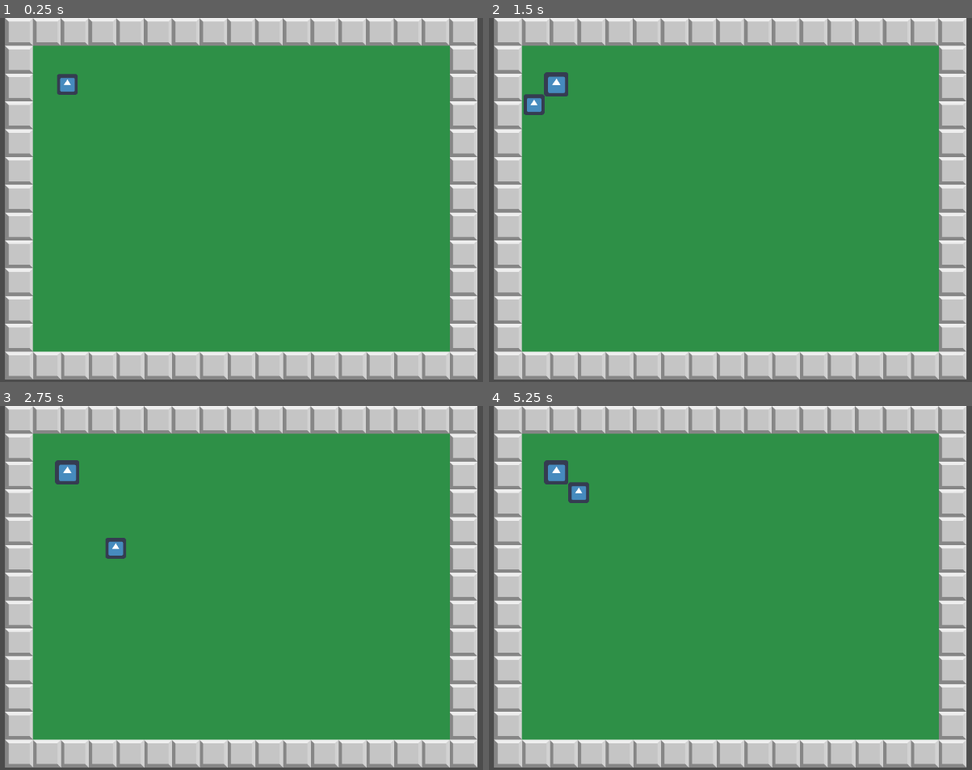
Above: before the commit, frames 1-4 (two rows, left to right).
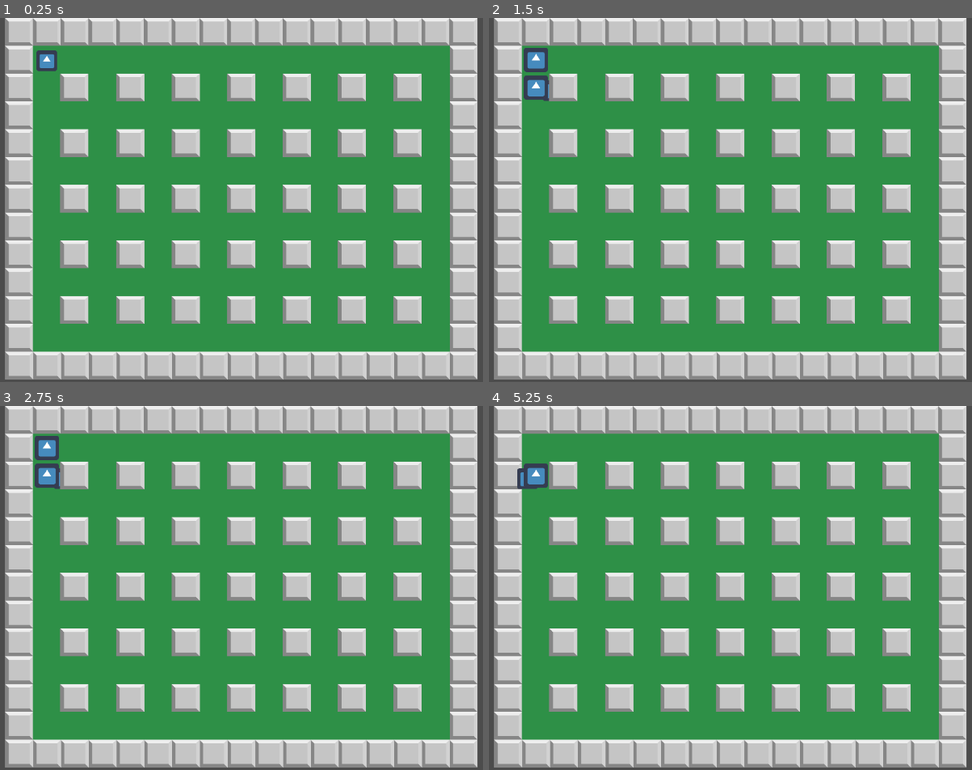
Above: after the commit, the same moments.

Repository: luan-2rq/bomberman-clone
Game: Godot game, scene res://fase.tscn
Two runs of this game, one before a commit and one after it. Both use one fixed random seed, a clock stepped at 60 frames per second and the inputs below. The engine's default icon, where the game draws it, is replaced by a stand-in: a white triangle on a blue panel in a dark square.
Inputs:
- Up to frame 1 (0.25 s): no input
- Up to frame 2 (1.5 s): tap Enter (ui_accept) at 0.5, 1.35 s; hold Right (ui_right) 0.53-1.28 s; hold Enter (ui_accept) 0.53-1.28 s; hold Down (ui_down) from 1.28 s (still down)
- Up to frame 3 (2.75 s): tap Enter (ui_accept) at 1.52, 1.82 s; release Down (ui_down) at 2.03 s; hold Right (ui_right) from 2.03 s (still down); hold Enter (ui_accept) from 2.03 s (still down)
- Up to frame 4 (5.25 s): release Right (ui_right) at 2.78 s; release Enter (ui_accept) at 2.78 s; hold Up (ui_up) 2.78-3.53 s; tap Enter (ui_accept) at 2.85, 3.02, 3.32, 4.35, 4.52, 4.82, 5 s; hold Enter (ui_accept) 3.53-4.28 s; hold Left (ui_left) 3.53-5.03 s; hold Down (ui_down) from 5.03 s (still down); hold Enter (ui_accept) from 5.03 s (still down)

The runs differ from the first frame. In frame 1, 16% of the frame differs, in the area x 7-88%, y 8-84%; in frame 2, 17%; in frame 3, 17%; in frame 4, 17%.

Commit message:
Added placing bombs mechanic

Diff:
--- a/StageController.gd
+++ b/StageController.gd
@@ -55,3 +55,5 @@
 		if (n + 1) % board_length == 0:
 			background_tile_position.y = background_tile_position.y + tile_size
 			background_tile_position.x = backgroud_initial_position_x
+
+	#instancing board unbrakable tiles
--- a/backgroud_tile.tscn
+++ b/backgroud_tile.tscn
@@ -3,20 +3,17 @@
 [ext_resource path="res://background.png" type="Texture" id=1]
 
 [sub_resource type="RectangleShape2D" id=1]
-extents = Vector2( 25.7829, 25.0414 )
+extents = Vector2( 27.5734, 27.7006 )
 
-[node name="background_block" type="StaticBody2D"]
-position = Vector2( 27.5, -27.5 )
-scale = Vector2( 1.01, 1.01 )
-__meta__ = {
-"_edit_group_": true
-}
+[node name="background_tile" type="Area2D" groups=[
+"background_tile",
+]]
 
 [node name="Sprite" type="Sprite" parent="."]
-position = Vector2( 0, 1.90735e-06 )
-scale = Vector2( 0.0590763, 0.0805271 )
+scale = Vector2( 0.06, 0.081 )
 texture = ExtResource( 1 )
 
 [node name="Hitbox" type="CollisionShape2D" parent="."]
+position = Vector2( 0.225937, 0.225937 )
 shape = SubResource( 1 )
-disabled = true
+one_way_collision = true
--- /dev/null
+++ b/bomb.gd
@@ -0,0 +1,10 @@
+extends StaticBody2D
+
+
+onready var timer = get_child(2)
+func _ready():
+	timer.set_wait_time(3)
+	timer.start()
+
+func _on_Timer_timeout():
+	queue_free()
--- a/bomb.tscn
+++ b/bomb.tscn
@@ -1,12 +1,16 @@
-[gd_scene load_steps=3 format=2]
+[gd_scene load_steps=4 format=2]
 
 [ext_resource path="res://icon.png" type="Texture" id=1]
+[ext_resource path="res://bomb.gd" type="Script" id=2]
 
 [sub_resource type="RectangleShape2D" id=1]
 extents = Vector2( 15.9789, 3.54109 )
 
-[node name="Bomb" type="StaticBody2D"]
+[node name="Bomb" type="StaticBody2D" groups=[
+"bomb",
+]]
 scale = Vector2( 1.50349, 1.50349 )
+script = ExtResource( 2 )
 __meta__ = {
 "_edit_group_": true
 }
@@ -18,3 +22,6 @@
 [node name="Hitbox" type="CollisionShape2D" parent="."]
 scale = Vector2( 1, 4.52 )
 shape = SubResource( 1 )
+
+[node name="Timer" type="Timer" parent="."]
+[connection signal="timeout" from="Timer" to="." method="_on_Timer_timeout"]
--- a/fase.tscn
+++ b/fase.tscn
@@ -1,16 +1,135 @@
-[gd_scene load_steps=3 format=2]
+[gd_scene load_steps=5 format=2]
 
 [ext_resource path="res://player.tscn" type="PackedScene" id=1]
+[ext_resource path="res://unbreakable_block.tscn" type="PackedScene" id=2]
+[ext_resource path="res://background.png" type="Texture" id=3]
 [ext_resource path="res://StageController.gd" type="Script" id=4]
 
 [node name="Stage" type="Node2D"]
 
+[node name="Timer" type="Timer" parent="."]
+
+[node name="background" type="Sprite" parent="."]
+position = Vector2( 629.5, 357.5 )
+scale = Vector2( 0.886144, 0.885798 )
+texture = ExtResource( 3 )
+
 [node name="StageController" type="Node2D" parent="."]
 script = ExtResource( 4 )
 
-[node name="unbreakable_tiles" type="Node2D" parent="StageController"]
+[node name="border_tiles" type="Node2D" parent="StageController"]
 
 [node name="background_tiles" type="Node2D" parent="StageController"]
 
 [node name="player" parent="." instance=ExtResource( 1 )]
-position = Vector2( 285.385, 131.302 )
+position = Vector2( 244.589, 84.4893 )
+
+[node name="unbreakable_tiles" type="Node2D" parent="."]
+
+[node name="unbreakable_block" parent="unbreakable_tiles" instance=ExtResource( 2 )]
+position = Vector2( 299.232, 137.28 )
+
+[node name="unbreakable_block2" parent="unbreakable_tiles" instance=ExtResource( 2 )]
+position = Vector2( 409.768, 137.28 )
+
+[node name="unbreakable_block3" parent="unbreakable_tiles" instance=ExtResource( 2 )]
+position = Vector2( 519.768, 137.28 )
+
+[node name="unbreakable_block4" parent="unbreakable_tiles" instance=ExtResource( 2 )]
+position = Vector2( 629.768, 137.28 )
+
+[node name="unbreakable_block5" parent="unbreakable_tiles" instance=ExtResource( 2 )]
+position = Vector2( 739.768, 137.28 )
+
+[node name="unbreakable_block6" parent="unbreakable_tiles" instance=ExtResource( 2 )]
+position = Vector2( 849.232, 137.28 )
+
+[node name="unbreakable_block7" parent="unbreakable_tiles" instance=ExtResource( 2 )]
+position = Vector2( 959.232, 137.28 )
+
+[node name="unbreakable_block14" parent="unbreakable_tiles" instance=ExtResource( 2 )]
+position = Vector2( 299.232, 247.28 )
+
+[node name="unbreakable_block13" parent="unbreakable_tiles" instance=ExtResource( 2 )]
+position = Vector2( 409.768, 247.28 )
+
+[node name="unbreakable_block12" parent="unbreakable_tiles" instance=ExtResource( 2 )]
+position = Vector2( 519.768, 247.28 )
+
+[node name="unbreakable_block11" parent="unbreakable_tiles" instance=ExtResource( 2 )]
+position = Vector2( 629.768, 247.28 )
+
+[node name="unbreakable_block10" parent="unbreakable_tiles" instance=ExtResource( 2 )]
+position = Vector2( 739.768, 247.28 )
+
+[node name="unbreakable_block9" parent="unbreakable_tiles" instance=ExtResource( 2 )]
+position = Vector2( 849.232, 247.28 )
+
+[node name="unbreakable_block8" parent="unbreakable_tiles" instance=ExtResource( 2 )]
+position = Vector2( 959.232, 247.28 )
+
+[node name="unbreakable_block21" parent="unbreakable_tiles" instance=ExtResource( 2 )]
+position = Vector2( 299.232, 357.72 )
+
+[node name="unbreakable_block20" parent="unbreakable_tiles" instance=ExtResource( 2 )]
+position = Vector2( 409.768, 357.72 )
+
+[node name="unbreakable_block19" parent="unbreakable_tiles" instance=ExtResource( 2 )]
+position = Vector2( 519.768, 357.72 )
+
+[node name="unbreakable_block18" parent="unbreakable_tiles" instance=ExtResource( 2 )]
+position = Vector2( 629.768, 357.72 )
+
+[node name="unbreakable_block17" parent="unbreakable_tiles" instance=ExtResource( 2 )]
+position = Vector2( 739.768, 357.72 )
+
+[node name="unbreakable_block16" parent="unbreakable_tiles" instance=ExtResource( 2 )]
+position = Vector2( 849.232, 357.72 )
+
+[node name="unbreakable_block15" parent="unbreakable_tiles" instance=ExtResource( 2 )]
+position = Vector2( 959.232, 357.72 )
+
+[node name="unbreakable_block28" parent="unbreakable_tiles" instance=ExtResource( 2 )]
+position = Vector2( 299.232, 467.28 )
+
+[node name="unbreakable_block27" parent="unbreakable_tiles" instance=ExtResource( 2 )]
+position = Vector2( 409.768, 467.28 )
+
+[node name="unbreakable_block26" parent="unbreakable_tiles" instance=ExtResource( 2 )]
+position = Vector2( 519.768, 467.28 )
+
+[node name="unbreakable_block25" parent="unbreakable_tiles" instance=ExtResource( 2 )]
+position = Vector2( 629.768, 467.28 )
+
+[node name="unbreakable_block24" parent="unbreakable_tiles" instance=ExtResource( 2 )]
+position = Vector2( 739.768, 467.28 )
+
+[node name="unbreakable_block23" parent="unbreakable_tiles" instance=ExtResource( 2 )]
+position = Vector2( 849.232, 467.28 )
+
+[node name="unbreakable_block22" parent="unbreakable_tiles" instance=ExtResource( 2 )]
+position = Vector2( 959.232, 467.28 )
+
+[node name="unbreakable_block35" parent="unbreakable_tiles" instance=ExtResource( 2 )]
+position = Vector2( 299.232, 577.72 )
+
+[node name="unbreakable_block34" parent="unbreakable_tiles" instance=ExtResource( 2 )]
+position = Vector2( 409.768, 577.72 )
+
+[node name="unbreakable_block33" parent="unbreakable_tiles" instance=ExtResource( 2 )]
+position = Vector2( 519.768, 577.72 )
+
+[node name="unbreakable_block32" parent="unbreakable_tiles" instance=ExtResource( 2 )]
+position = Vector2( 629.768, 577.72 )
+
+[node name="unbreakable_block31" parent="unbreakable_tiles" instance=ExtResource( 2 )]
+position = Vector2( 739.768, 577.72 )
+
+[node name="unbreakable_block30" parent="unbreakable_tiles" instance=ExtResource( 2 )]
+position = Vector2( 849.232, 577.72 )
+
+[node name="unbreakable_block29" parent="unbreakable_tiles" instance=ExtResource( 2 )]
+position = Vector2( 959.232, 577.72 )
+
+[node name="breakable_tiles" type="Node2D" parent="."]
+[connection signal="timeout" from="Timer" to="player" method="_on_Timer_timeout"]
--- a/player.gd
+++ b/player.gd
@@ -3,14 +3,18 @@
 var velocity = Vector2(0, 0)
 var bomb = preload("res://bomb.tscn")
 var allowedBombPlacing = true
-
+#the raycast must receive this variable to know where to point
+var facing = Vector2(0, 0)
+onready var timer = get_parent().get_node("Timer")
 
 func _ready():
 	set_physics_process(true)
-
+	timer.set_wait_time(1)
+	timer.start()
 
 func _process(delta):
-
+	if $pointer.is_colliding():
+			print("eu")
 	if Input.is_action_just_pressed("ui_right") || Input.is_action_just_pressed("ui_left") || Input.is_action_just_pressed("ui_up") || Input.is_action_just_pressed("ui_down"):
 		$stepFX.play()
 
@@ -18,20 +22,35 @@
 		$stepFX.stop()
 
 	if Input.is_action_pressed("ui_accept") && allowedBombPlacing:
-		var bomb_instance = bomb.instance()
-		bomb_instance.position = self.position
-		get_parent().add_child(bomb_instance)
-		allowedBombPlacing = false
+		if $pointer.is_colliding():
+			if $pointer.get_collider().is_in_group("bomb"):
+				allowedBombPlacing = false
+			if $pointer.get_collider().is_in_group("background_tile") && allowedBombPlacing:
+				var bomb_node = bomb.instance()
+				bomb_node.position = $pointer.get_collider().position
+				get_parent().add_child(bomb_node)
+				allowedBombPlacing = false
+
+
 
 func _physics_process(delta):
 	velocity.x = 0
 	velocity.y = 0
 	if Input.is_action_pressed("ui_right"):
 		velocity.x += speed
+		facing = Vector2(55, 0)
 	if Input.is_action_pressed("ui_left"):
 		velocity.x -= speed
+		facing = Vector2(-55, 0)
 	if Input.is_action_pressed("ui_up"):
 		velocity.y -= speed
+		facing = Vector2(0, 55)
 	if Input.is_action_pressed("ui_down"):
 		velocity.y += speed
+		facing = Vector2(0, -55)
 	velocity = move_and_slide(velocity, Vector2(0, -1))
+	#implementing the direction the raycast will aim
+	$pointer.cast_to = facing
+
+func _on_Timer_timeout():
+	allowedBombPlacing = true
--- a/player.tscn
+++ b/player.tscn
@@ -7,10 +7,14 @@
 [sub_resource type="RectangleShape2D" id=1]
 extents = Vector2( 31.4987, 32 )
 
+[sub_resource type="CanvasItemMaterial" id=2]
+blend_mode = 4
+light_mode = 1
+
 [node name="Player" type="KinematicBody2D" groups=[
 "player",
 ]]
-position = Vector2( 72, 80 )
+position = Vector2( 80.8674, 80.6425 )
 scale = Vector2( 0.64, 0.64 )
 script = ExtResource( 3 )
 __meta__ = {
@@ -26,3 +30,9 @@
 [node name="stepFX" type="AudioStreamPlayer" parent="."]
 stream = ExtResource( 1 )
 volume_db = 16.0
+
+[node name="pointer" type="RayCast2D" parent="."]
+material = SubResource( 2 )
+enabled = true
+cast_to = Vector2( 0, 55 )
+collide_with_areas = true
--- a/unbreakable_block.tscn
+++ b/unbreakable_block.tscn
@@ -5,7 +5,9 @@
 [sub_resource type="RectangleShape2D" id=1]
 extents = Vector2( 89.0456, 89.9632 )
 
-[node name="unbreakable_block" type="StaticBody2D"]
+[node name="unbreakable_block" type="StaticBody2D" groups=[
+"unbreakable_tile",
+]]
 scale = Vector2( 0.312, 0.308 )
 __meta__ = {
 "_edit_group_": true
Not shown: 1 places in player.tscn that only renumber resources
